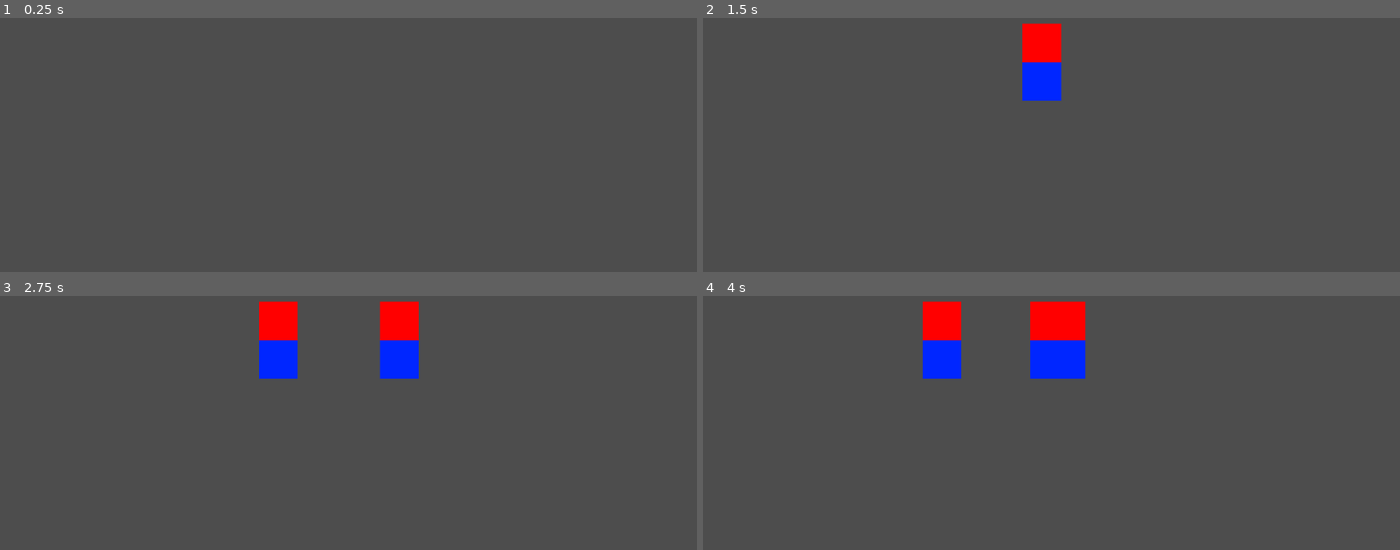
Above: before the commit, frames 1-4 (two rows, left to right).
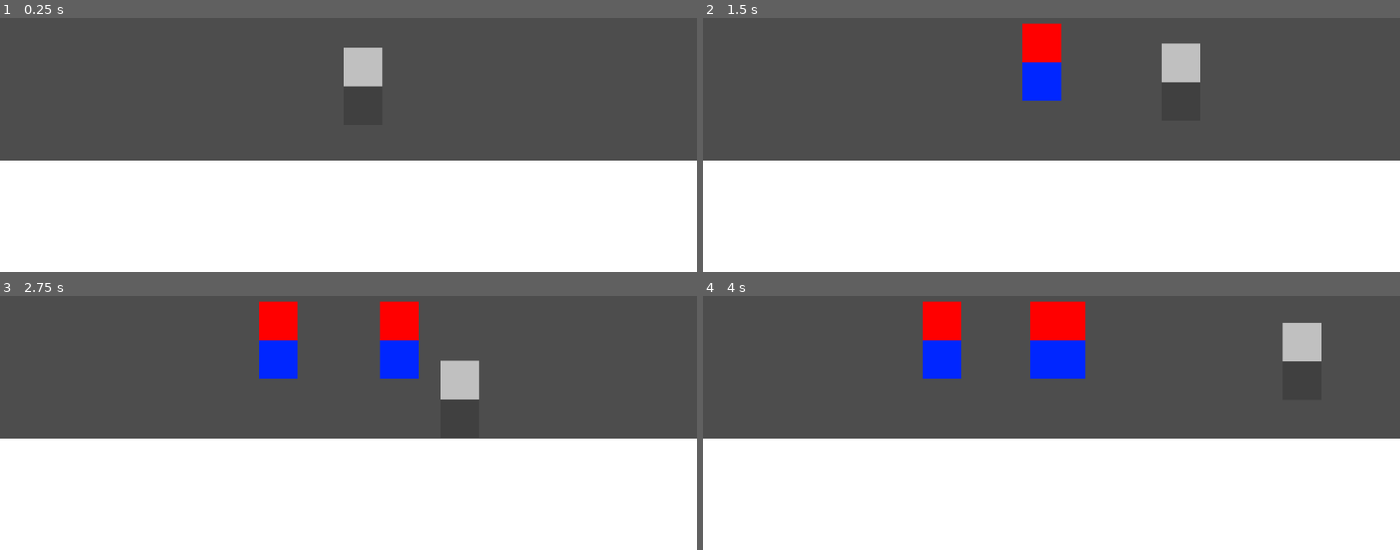
Above: after the commit, the same moments.

Repository: neinwhal/ggjsg-2026
Game: Godot game, scene res://src/map/test_map.tscn
The game is run twice, just before and just after one commit, with the same random seed, the same clock (stepped at 60 frames per second) and the same inputs. This scene is started directly instead of the project's main scene.
Inputs:
- Up to frame 1 (0.25 s): no input
- Up to frame 2 (1.5 s): hold Space 0.53-1.28 s; hold D from 0.53 s (still down); tap Space at 1.35 s
- Up to frame 3 (2.75 s): tap Space at 1.52, 1.82 s; release D at 2.03 s; hold A from 2.03 s (still down); hold Space from 2.03 s (still down)
- Up to frame 4 (4 s): release A at 2.78 s; release Space at 2.78 s; hold D from 2.78 s (still down); tap Space at 2.85, 3.02, 3.32 s; hold Space from 3.53 s (still down)

The runs differ from the first frame. In frame 1, 45% of the frame differs, in the area x 0-100%, y 11-100%; in frame 2, 45%; in frame 3, 45%; in frame 4, 45%.

Commit message:
simple basic player and test map

Diff:
--- /dev/null
+++ b/src/map/player_spawner.gd
@@ -0,0 +1,14 @@
+extends Node2D
+
+@onready var PlayerScene: PackedScene = preload("res://src/player/player_basic.tscn")
+
+# Called when the node enters the scene tree for the first time.
+func _ready() -> void:
+	var e := PlayerScene.instantiate()
+	e.global_position = Vector2(600, 300)
+	add_child(e)
+
+
+# Called every frame. 'delta' is the elapsed time since the previous frame.
+func _process(delta: float) -> void:
+	pass
--- a/src/map/test_map.tscn
+++ b/src/map/test_map.tscn
@@ -1,8 +1,28 @@
-[gd_scene load_steps=2 format=3 uid="uid://cyvoris5lawgw"]
+[gd_scene load_steps=4 format=3 uid="uid://cyvoris5lawgw"]
 
 [ext_resource type="Script" uid="uid://v5utpmqld2pi" path="res://src/map/enemy_spawner.gd" id="1_wooa0"]
+[ext_resource type="Script" uid="uid://rxjukwb2eoj1" path="res://src/map/player_spawner.gd" id="2_wac4r"]
+
+[sub_resource type="RectangleShape2D" id="RectangleShape2D_wac4r"]
+size = Vector2(1204, 207.80157)
 
 [node name="TestMap" type="Node2D"]
 
 [node name="EnemySpawner" type="Node2D" parent="."]
 script = ExtResource("1_wooa0")
+
+[node name="PlayerSpawner" type="Node2D" parent="."]
+script = ExtResource("2_wac4r")
+
+[node name="StaticBody2D" type="StaticBody2D" parent="."]
+position = Vector2(433.62952, 472.19843)
+
+[node name="ColorRect" type="ColorRect" parent="StaticBody2D"]
+offset_left = -460.62952
+offset_top = -9.198425
+offset_right = 726.3705
+offset_bottom = 196.80157
+
+[node name="CollisionShape2D" type="CollisionShape2D" parent="StaticBody2D"]
+position = Vector2(131.37048, 93.90082)
+shape = SubResource("RectangleShape2D_wac4r")
--- /dev/null
+++ b/src/player/player_basic.gd
@@ -0,0 +1,31 @@
+extends CharacterBody2D
+
+# Called when the node enters the scene tree for the first time.
+func _ready() -> void:
+	pass # Replace with function body.
+
+@export var speed := 200.0
+@export var jump_velocity := -400.0
+@export var gravity := 1200.0
+
+# Called every frame. 'delta' is the elapsed time since the previous frame.
+func _process(delta: float) -> void:
+	# horizontal movement
+	var dir := 0
+	if Input.is_key_pressed(KEY_A):
+		dir -= 1
+	if Input.is_key_pressed(KEY_D):
+		dir += 1
+	velocity.x = dir * speed
+
+	# gravity
+	if not is_on_floor():
+		velocity.y += gravity * delta
+	else:
+		velocity.y = 0
+
+	# jump
+	if Input.is_key_pressed(KEY_SPACE) and is_on_floor():
+		velocity.y = jump_velocity
+
+	move_and_slide() # handles collision response
--- a/src/player/player_basic.tscn
+++ b/src/player/player_basic.tscn
@@ -1,8 +1,17 @@
-[gd_scene load_steps=2 format=3 uid="uid://dn4gfhwdccfj3"]
+[gd_scene load_steps=4 format=3 uid="uid://dn4gfhwdccfj3"]
 
+[ext_resource type="Script" uid="uid://cpjshb8jmv67u" path="res://src/player/player_basic.gd" id="1_el75n"]
 [ext_resource type="Texture2D" uid="uid://ch5ro3n0ncnhf" path="res://assets/player/player_testbox.png" id="1_y7xq3"]
 
-[node name="PlayerBasic" type="Node2D"]
+[sub_resource type="RectangleShape2D" id="RectangleShape2D_el75n"]
+size = Vector2(67, 129)
+
+[node name="PlayerBasic" type="CharacterBody2D"]
+script = ExtResource("1_el75n")
 
 [node name="Sprite2D" type="Sprite2D" parent="."]
 texture = ExtResource("1_y7xq3")
+
+[node name="CollisionShape2D" type="CollisionShape2D" parent="."]
+position = Vector2(0.5, -0.5)
+shape = SubResource("RectangleShape2D_el75n")
Not shown, added: src/map/player_spawner.gd.uid
Not shown, added: src/player/player_basic.gd.uid
